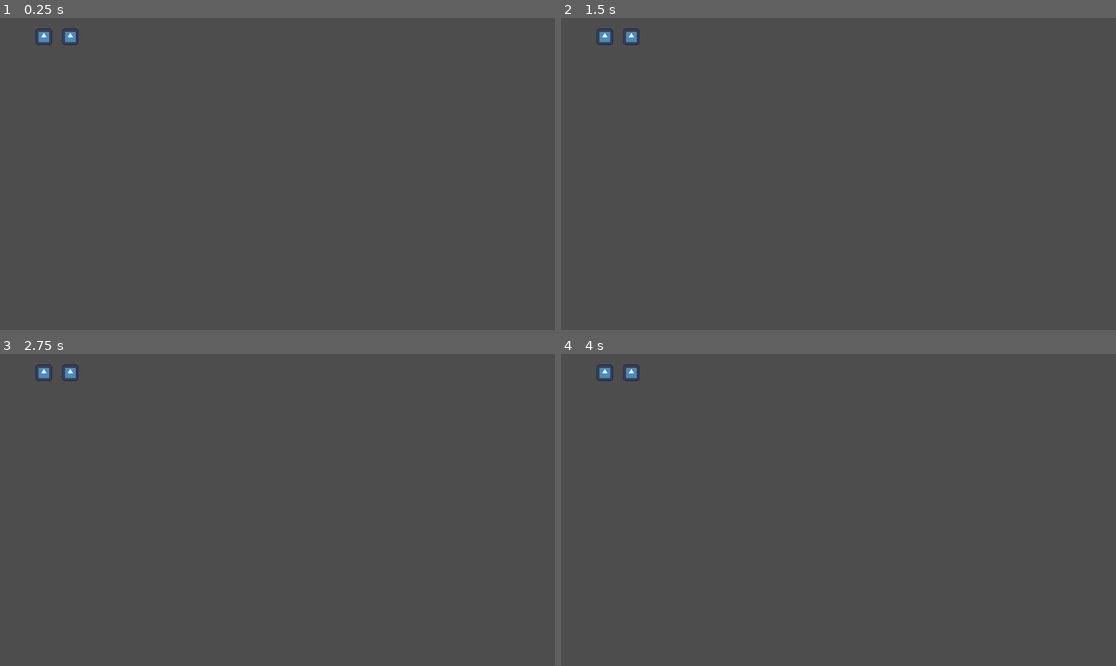
Above: before the commit, frames 1-4 (two rows, left to right).
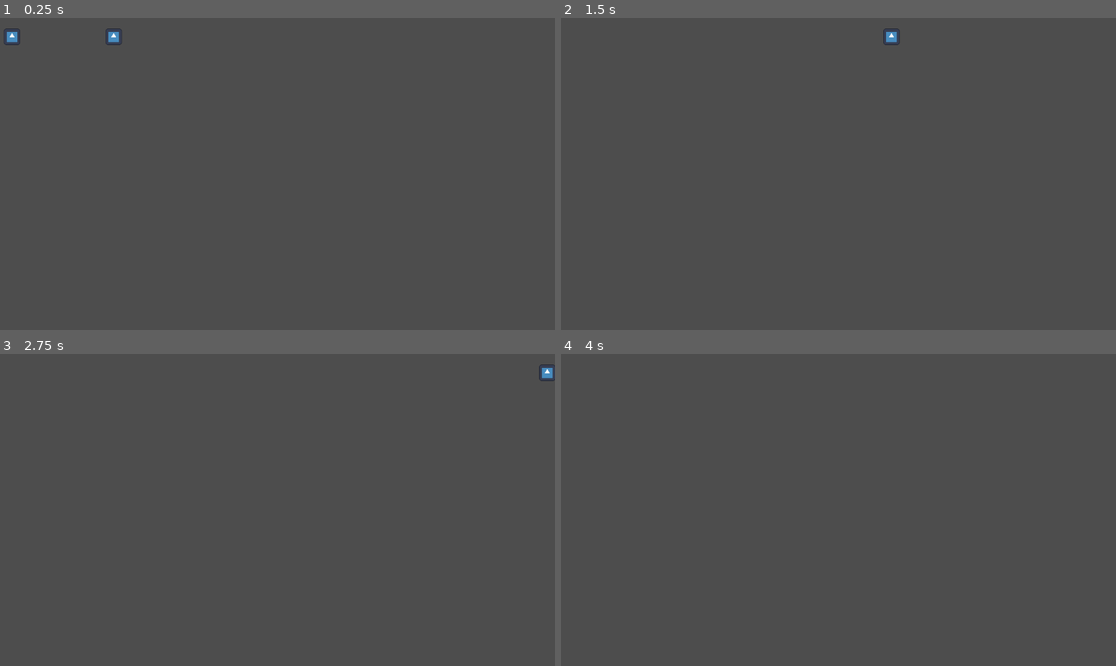
Above: after the commit, the same moments.

Repository: GvozdeniKrst/GlobalGameJam2026
Game: Godot game, scene res://Scenes/EnemyAITestingScene.tscn
Two runs of this game, one before a commit and one after it. Both use one fixed random seed, a clock stepped at 60 frames per second and the inputs below. The engine's default icon, where the game draws it, is replaced by a stand-in: a white triangle on a blue panel in a dark square.
Inputs:
- Up to frame 1 (0.25 s): no input
- Up to frame 2 (1.5 s): hold D (right) from 0.53 s (still down); tap W (jump) at 0.77 s
- Up to frame 3 (2.75 s): tap W (jump) at 1.52 s; release D (right) at 2.03 s; hold A (left) from 2.03 s (still down)
- Up to frame 4 (4 s): release A (left) at 2.78 s; hold D (right) from 2.78 s (still down); tap W (jump) at 3.02, 3.77 s; tap Enter at 3.5 s

The runs differ from the first frame. In frame 1, 0.4% of the frame differs, in the area x 0-22%, y 3-9%; in frame 2, 0.3%; in frame 3, 0.3%; in frame 4, 0.2%.

Commit message:
Enemy ai basic done

Diff:
--- a/gameJam2026/Scenes/Main.tscn
+++ b/gameJam2026/Scenes/Main.tscn
@@ -1,6 +1,7 @@
 [gd_scene format=4 uid="uid://cbaoajew0ap22"]
 
 [ext_resource type="PackedScene" uid="uid://ljmsp3p32xk2" path="res://Characters/player.tscn" id="1_r150o"]
+[ext_resource type="PackedScene" uid="uid://b4rw44noc7id2" path="res://Characters/Enemy.tscn" id="2_idj7w"]
 
 [sub_resource type="NavigationPolygon" id="NavigationPolygon_c1w88"]
 vertices = PackedVector2Array(64, 64, -64, 64, -64, -64, 64, -64)
@@ -65,7 +66,10 @@
 tile_set = SubResource("TileSet_kln2b")
 script = SubResource("GDScript_r150o")
 
-[node name="CharacterBody2D" parent="." unique_id=726463777 instance=ExtResource("1_r150o")]
+[node name="Player" parent="." unique_id=726463777 instance=ExtResource("1_r150o")]
 position = Vector2(1583, -162)
 
-[node name="Camera2D" type="Camera2D" parent="CharacterBody2D" unique_id=36016344]
+[node name="Camera2D" type="Camera2D" parent="Player" unique_id=36016344]
+
+[node name="Enemy" parent="." unique_id=276410907 instance=ExtResource("2_idj7w")]
+position = Vector2(664, 175)
--- a/gameJam2026/Scripts/Enemy_AI.gd
+++ b/gameJam2026/Scripts/Enemy_AI.gd
@@ -1,5 +1,5 @@
 extends CharacterBody2D
-
+var direction = 360
 @onready var ray_cast: RayCast2D = $RayCast2D
 # Called when the node enters the scene tree for the first time.
 func _ready() -> void:
@@ -9,10 +9,12 @@
 # Called every frame. 'delta' is the elapsed time since the previous frame.
 func _physics_process(delta):
 	$RayCast2D.enabled = true
-
+	velocity.x = direction
 	if ray_cast.is_colliding():
 		var collider = ray_cast.get_collider()
-		if collider.name != "JohnEnemy":
-			print("hi")
+		if collider.name == "Player":
+			print("ATTACK")
 		else:
-			print("KILL HIM")
+			direction *= -1
+			ray_cast.target_position *= -1
+	move_and_slide()
